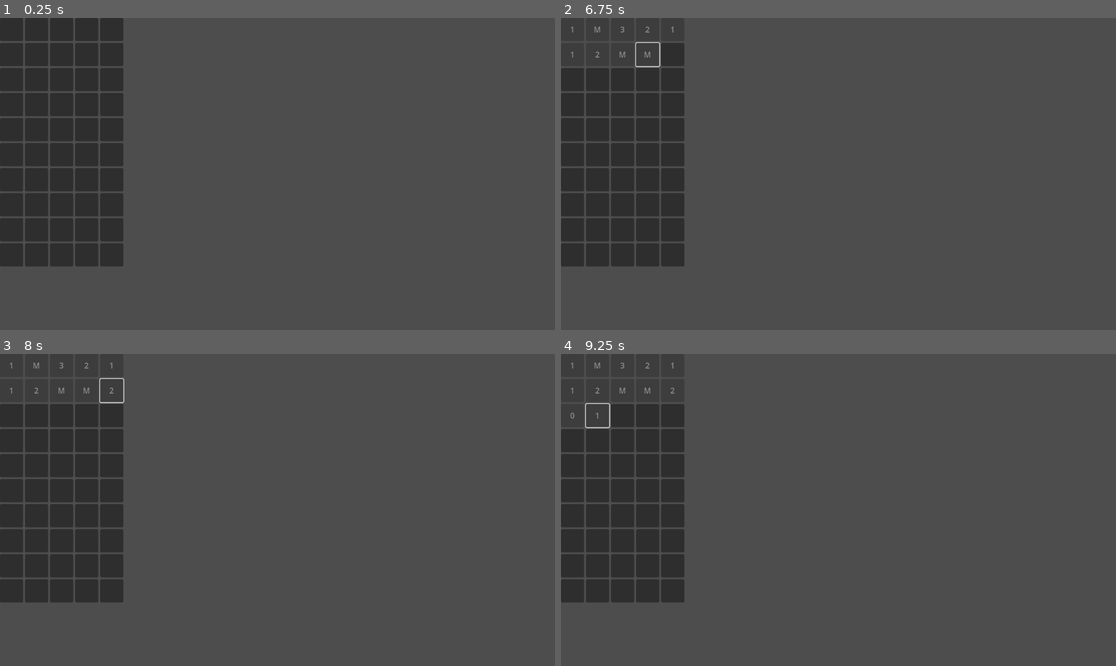
Above: before the commit, frames 1-4 (two rows, left to right).
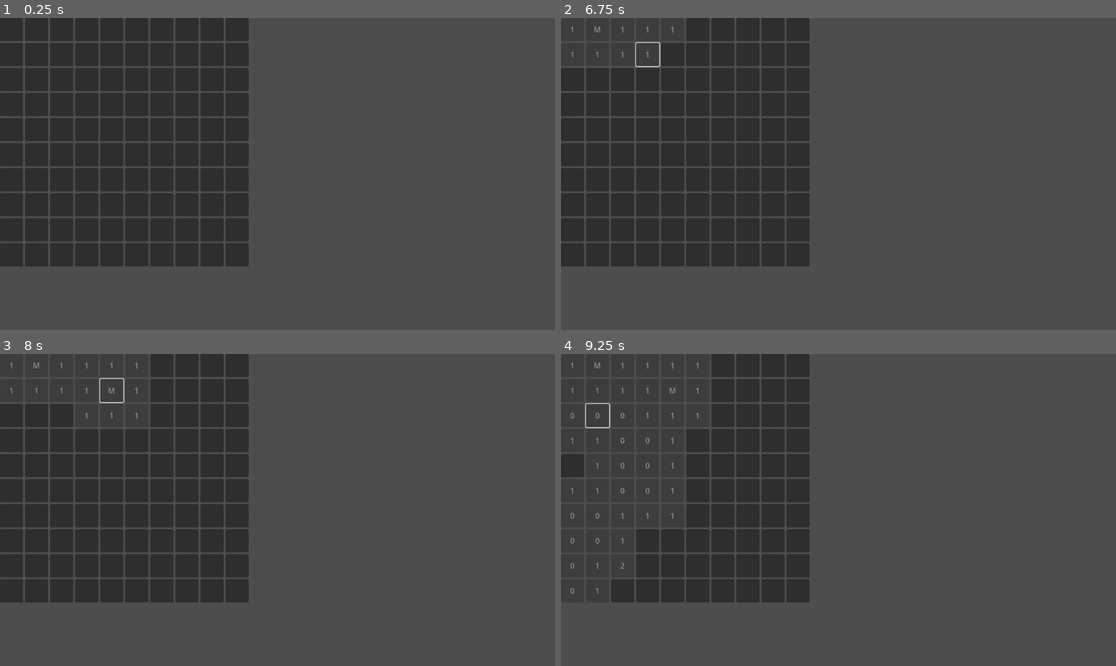
Above: after the commit, the same moments.

Repository: Eldies/minesweeper-godot
Game: Godot game, scene res://main.tscn
The game is run twice, just before and just after one commit, with the same random seed, the same clock (stepped at 60 frames per second) and the same inputs.
Inputs (mouse positions are in pixels of both pictures, inside the frame that each line leads up to):
- Up to frame 1 (0.25 s): no input
- Up to frame 2 (6.75 s): click (572, 30) at 0.5 s; click (599, 30) at 1.27 s; click (622, 30) at 2.02 s; click (649, 30) at 2.77 s; click (672, 30) at 3.52 s; click (572, 55) at 4.27 s; click (599, 55) at 5.02 s; click (622, 55) at 5.77 s; click (649, 55) at 6.52 s
- Up to frame 3 (8 s): click (111, 391) at 7.27 s
- Up to frame 4 (9.25 s): click (572, 416) at 8.02 s; click (599, 416) at 8.77 s

The runs differ from the first frame. In frame 1, 15% of the frame differs, in the area x 22-45%, y 0-80%; in frame 2, 15%, in the area x 6-45%, y 0-80%; in frame 3, 14%; in frame 4, 14%.

Commit message:
coordinates in tiles and revealing neighbors

Diff:
--- a/main.gd
+++ b/main.gd
@@ -2,7 +2,7 @@
 
 
 @export var grid_height: int = 10
-@export var grid_width: int = 5
+@export var grid_width: int = 10
 
 @export var mine_count: int = 10
 @onready var tile_scene = preload("res://tile.tscn")
@@ -25,6 +25,8 @@
 	for y in range(grid_height):
 		for x in range(grid_width):
 			var tile = tile_scene.instantiate()
+			tile.x = x
+			tile.y = y
 			grid.add_child(tile)
 			tile.connect("revealed", Callable(self, "_on_tile_revealed"))
 			tiles.append(tile)
@@ -61,6 +63,17 @@
 				count += 1
 		tiles[i].neighbor_mines_count = count
 
+
+func reveal_neighbors(tile):
+	if tile.neighbor_mines_count > 0:
+		return
+	for neighbor in get_neighbor_list(tile.x, tile.y):
+		if not neighbor.is_revealed:
+			neighbor.reveal()
+			reveal_neighbors(neighbor)
+
 func _on_tile_revealed(tile):
 	if tile.is_mine:
 		print("Game Over!")
+
+	reveal_neighbors(tile)
--- a/tile.gd
+++ b/tile.gd
@@ -1,6 +1,9 @@
 extends Button
 
 signal revealed
+
+var x: int
+var y: int
 
 var is_mine: bool = false
 var neighbor_mines_count: int = 0
